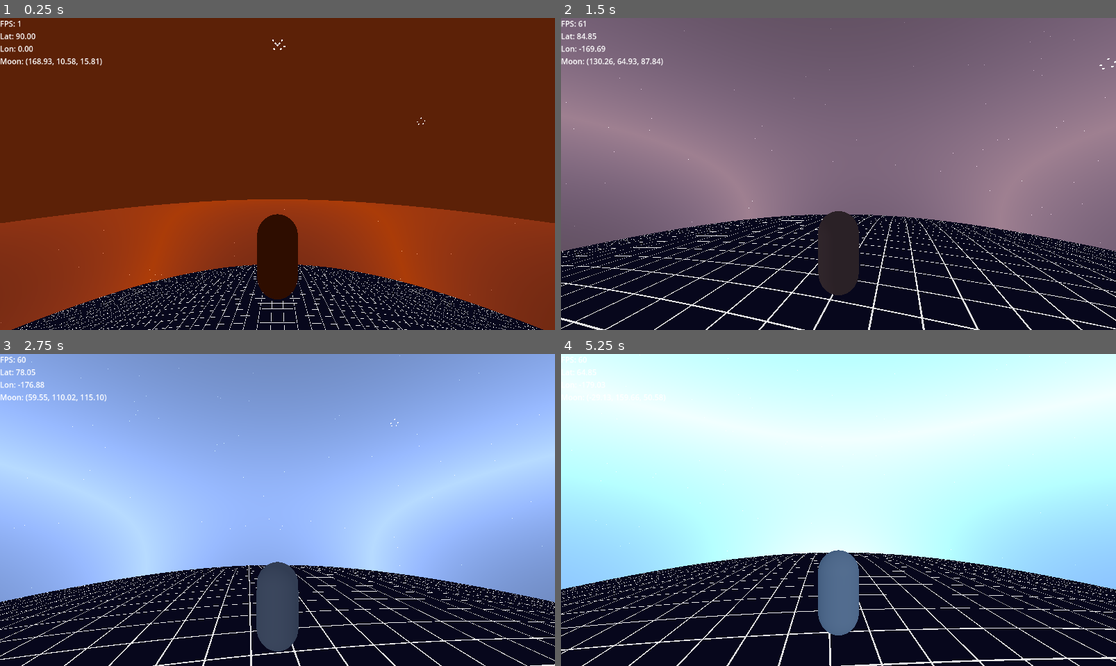
Above: before the commit, frames 1-4 (two rows, left to right).
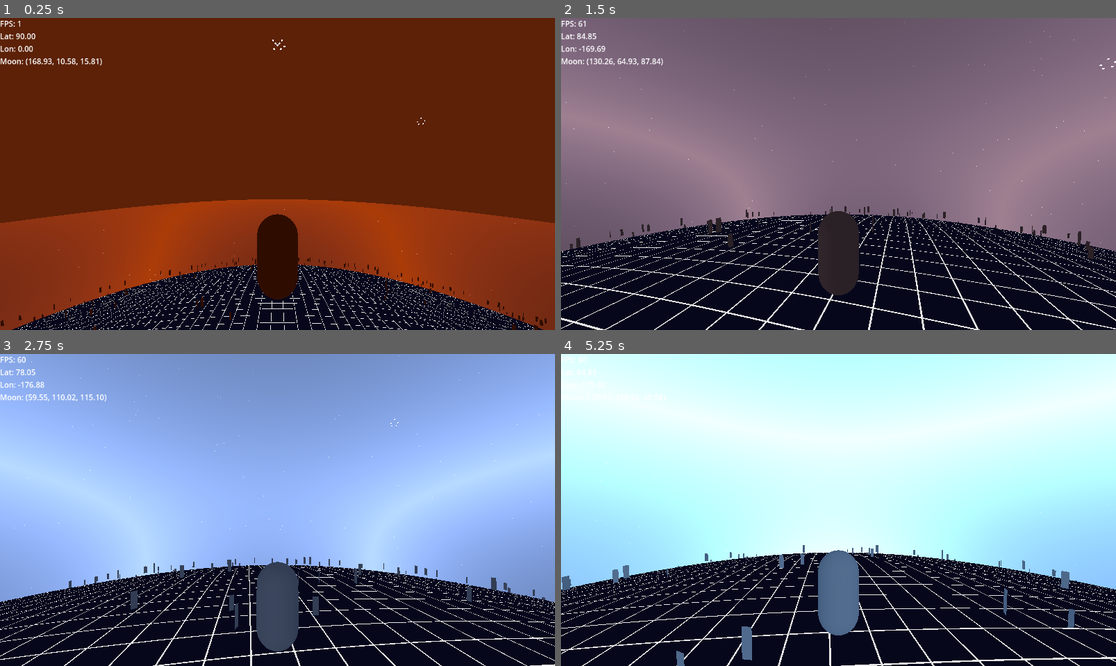
Above: after the commit, the same moments.

Repository: valfrom/LittlePlanet
Game: Godot game, scene res://world.tscn
Same seed, same stepped clock (60 frames per second), same inputs: the game is played once before the commit and once after it.
Inputs (mouse positions are in pixels of both pictures, inside the frame that each line leads up to):
- Up to frame 1 (0.25 s): no input
- Up to frame 2 (1.5 s): move the mouse to (866, 174) at 0.52 s; hold W (move_forward) from 0.53 s (still down); tap Space (jump) at 0.77 s; move the mouse to (810, 174) at 1.27 s
- Up to frame 3 (2.75 s): keep holding W (move_forward); tap Space (jump) at 1.52 s; move the mouse to (288, 503) at 2.02 s
- Up to frame 4 (5.25 s): keep holding W (move_forward); move the mouse to (832, 516) at 2.77 s; tap Space (jump) at 3.02, 3.77, 4.52 s; move the mouse to (877, 513) at 3.52 s; move the mouse to (794, 506) at 4.27 s; move the mouse to (844, 510) at 5.02 s

The runs differ from the first frame. In frame 1, 0.3% of the frame differs, in the area x 0-99%, y 76-100%; in frame 2, 0.5%; in frame 3, 0.7%; in frame 4, 0.8%, in the area x 0-93%, y 61-100%.
Error before the commit: Parse Error: Cannot find member "COLOR_NONE" in base "MultiMesh". (res://GrassPopulator.gd:76)

Commit message:
Fix grass resources for Godot 4.5

Diff:
--- a/GrassPopulator.gd
+++ b/GrassPopulator.gd
@@ -6,7 +6,7 @@
 @export_range(0, 20000, 1) var density: int = 4000 : set = _set_density
 @export_range(0.0, 1.0, 0.01) var polar_cap: float = 0.0 : set = _set_polar_cap
 @export_range(0, 1000000, 1) var seed: int = 12345 : set = _set_seed
-@export var scale_range := Vector2(0.65, 1.35) : set = _set_scale_range
+@export var scale_range: Vector2 = Vector2(0.65, 1.35) : set = _set_scale_range
 @export_range(0.0, 500.0, 0.1) var cull_distance: float = 260.0
 @export var observer: Node3D
 @export var tuft_mesh: Mesh = preload("res://meshes/GrassTuft.tres") : set = _set_tuft_mesh
@@ -15,6 +15,7 @@
 var _rng := RandomNumberGenerator.new()
 
 func _ready() -> void:
+    set_process(true)
     if not Engine.is_editor_hint():
         _populate_if_needed()
     else:
@@ -73,21 +74,21 @@
     if multimesh == null:
         multimesh = MultiMesh.new()
     multimesh.transform_format = MultiMesh.TRANSFORM_3D
-    multimesh.color_format = MultiMesh.COLOR_NONE
-    multimesh.custom_data_format = MultiMesh.CUSTOM_DATA_FLOAT
+    multimesh.use_colors = false
+    multimesh.use_custom_data = true
     multimesh.mesh = tuft_mesh
 
-    var instance_total := max(density, 0)
+    var instance_total: int = max(density, 0)
     multimesh.instance_count = instance_total
     if instance_total == 0:
         return
 
     _rng.seed = seed
-    var center := planet.global_position if planet else Vector3.ZERO
+    var center: Vector3 = planet.global_position if planet else Vector3.ZERO
 
-    for i in instance_total:
+    for i in range(instance_total):
         var normal := _random_normal()
-        var polar_limit := polar_cap
+        var polar_limit: float = polar_cap
         if polar_limit > 0.0:
             while abs(normal.y) > (1.0 - polar_limit):
                 normal = _random_normal()
@@ -98,7 +99,13 @@
         basis = basis.scaled(Vector3(uniform_scale, uniform_scale, uniform_scale))
         var transform := Transform3D(basis, position)
         multimesh.set_instance_transform(i, transform)
-        multimesh.set_instance_custom_data(i, Color(_rng.randf(), _rng.randf(), _rng.randf(), _rng.randf()))
+
+        var sway_phase := _rng.randf()
+        var tint := _rng.randf()
+        var sway_angle := _rng.randf_range(0.0, TAU)
+        var sway_dir := Vector2(cos(sway_angle), sin(sway_angle))
+        var custom_data := Color(sway_phase, tint, sway_dir.x * 0.5 + 0.5, sway_dir.y * 0.5 + 0.5)
+        multimesh.set_instance_custom_data(i, custom_data)
     multimesh.visible_instance_count = instance_total
 
 func _random_normal() -> Vector3:
--- a/GrassWind.gdshader
+++ b/GrassWind.gdshader
@@ -1,5 +1,5 @@
 shader_type spatial;
-render_mode cull_disabled, alpha_scissor_threshold = 0.35, billboarded = false;
+render_mode cull_disabled, alpha_scissor;
 
 uniform vec4 bottom_color : source_color = vec4(0.094, 0.282, 0.082, 1.0);
 uniform vec4 top_color : source_color = vec4(0.58, 0.82, 0.38, 1.0);
@@ -7,6 +7,7 @@
 uniform float sway_speed : hint_range(0.0, 4.0, 0.01) = 1.8;
 uniform float sway_height_influence : hint_range(0.1, 4.0, 0.01) = 1.5;
 uniform float tint_strength : hint_range(0.0, 1.0, 0.01) = 0.35;
+uniform float alpha_scissor_threshold : hint_range(0.0, 1.0, 0.01) = 0.35;
 
 void vertex() {
     float phase = TIME * sway_speed + INSTANCE_CUSTOM.x * TAU;
@@ -23,4 +24,5 @@
     float tint = mix(1.0 - tint_strength, 1.0 + tint_strength, INSTANCE_CUSTOM.y);
     ALBEDO = base_color * tint;
     ALPHA = mix(bottom_color.a, top_color.a, gradient);
+    ALPHA_SCISSOR_THRESHOLD = alpha_scissor_threshold;
 }
--- a/world.tscn
+++ b/world.tscn
@@ -70,7 +70,7 @@
 [node name="Grass" type="MultiMeshInstance3D" parent="Planet" node_paths=PackedStringArray("planet", "observer")]
 script = ExtResource("10_f536a")
 planet = NodePath("..")
-observer = NodePath("../Player/Camera3D")
+observer = NodePath("../../Player/Camera3D")
 tuft_mesh = ExtResource("9_uleg6")
 planet_radius = 100.0
 density = 6000
Not shown, added: meshes/GrassTuft.tres.uid
